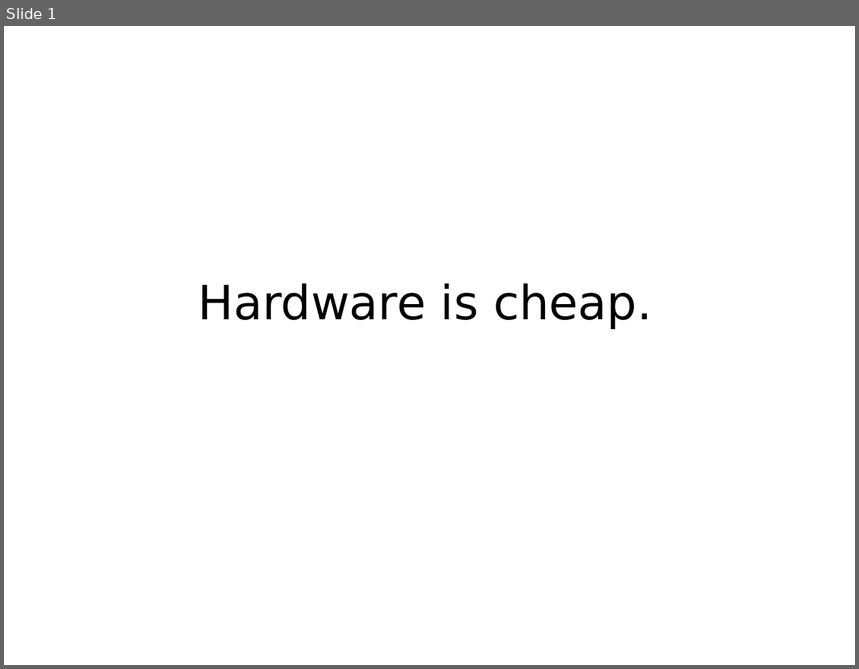
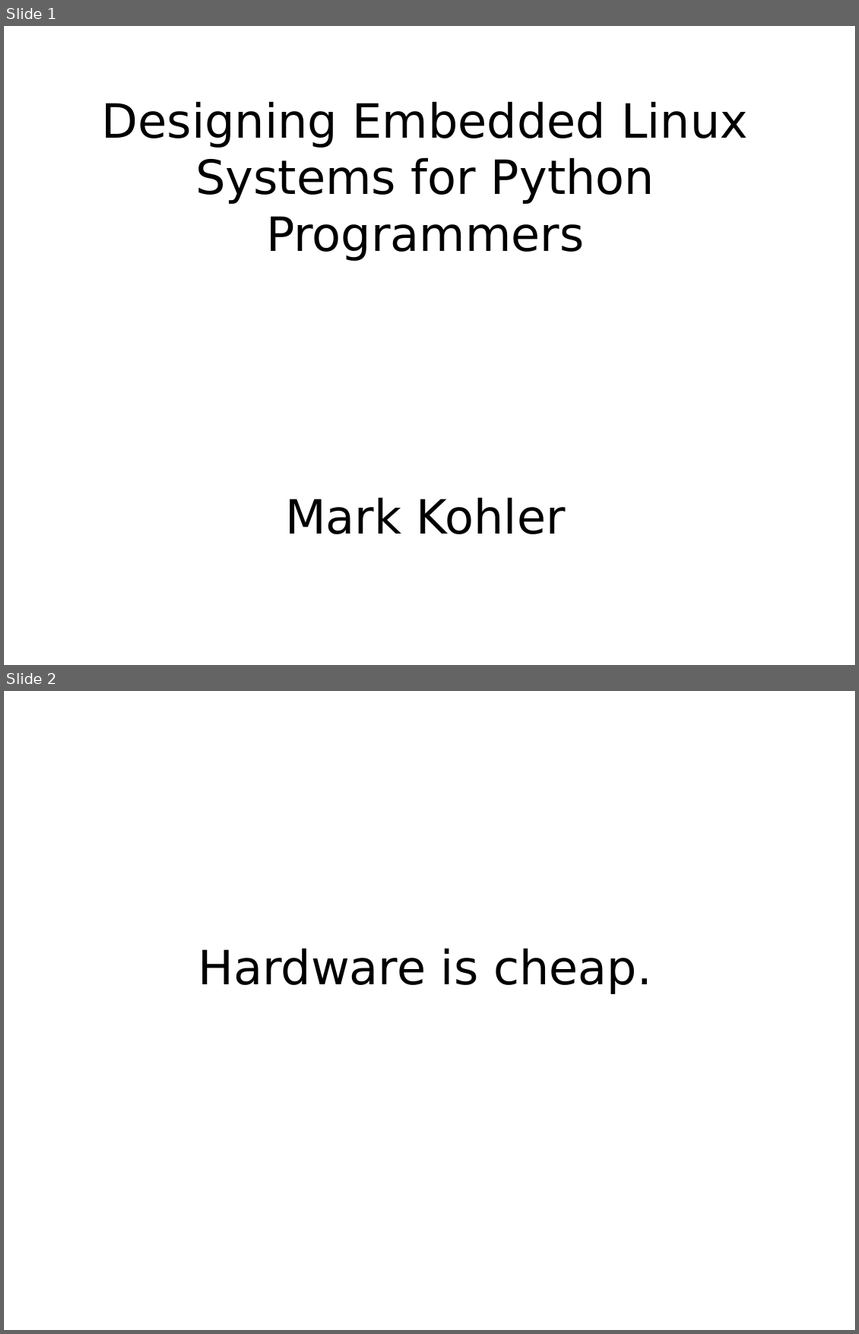
Before and after one commit to mkohler/embedded_python_presentation, a slide deck: embedded_python.odp. Shown one above the other, each under a label of ours: slide 1 before the commit, slides 1 and 2 after it. The pictures are 859x669 and 859x1334 pixels, drawn with LibreOffice and Linux fonts; fonts in the diff are those of the drawing. Boxes give left, top, right and bottom in pixels: in the first picture for what was removed or moved away, otherwise in the second. Text is boxed around its words. In the diff, an @@ line names an element or a change of style, - is before the commit and + after.

```diff
--- a/embedded_python.odp
+++ b/embedded_python.odp
@@ slide 1 added at bbox=[4, 26, 855, 665], background #FFFFFF @@
@@ title added at bbox=[102, 101, 748, 534], 44 pt, text #000000 @@
+Designing Embedded Linux Systems for Python Programmers
+Mark Kohler
@@ what was slide 1 is now slide 2 @@
```
Also in this commit, not shown: 1 slide changed, 2 other slides added, 1 slide removed.
